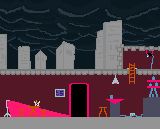
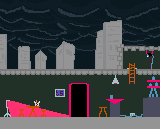
Before/after of a 160×129 layered artwork. What changed in the layer stack:
painted on "vrrig" over [0, 48, 160, 117]
painted on "background" over [0, 48, 160, 117]
